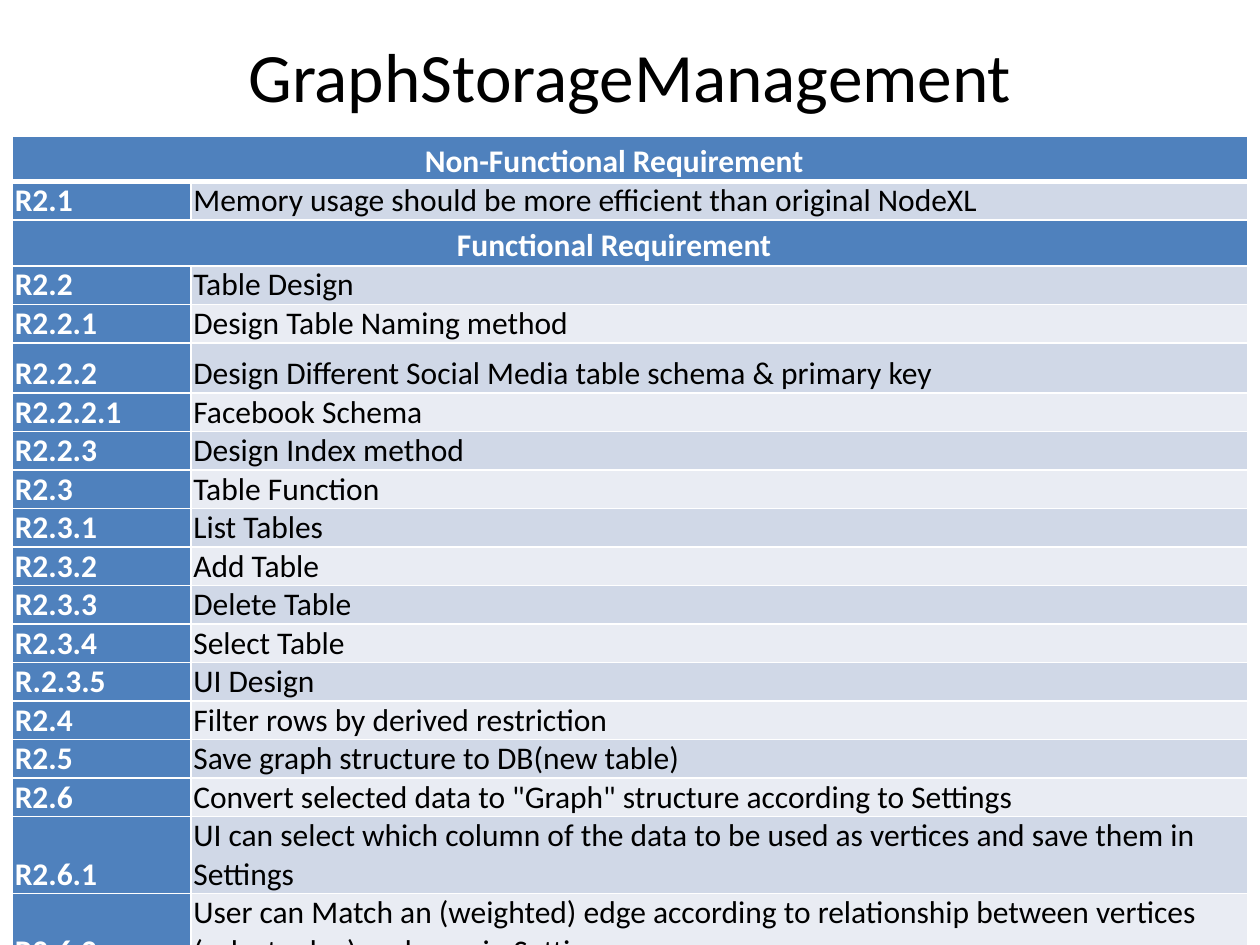
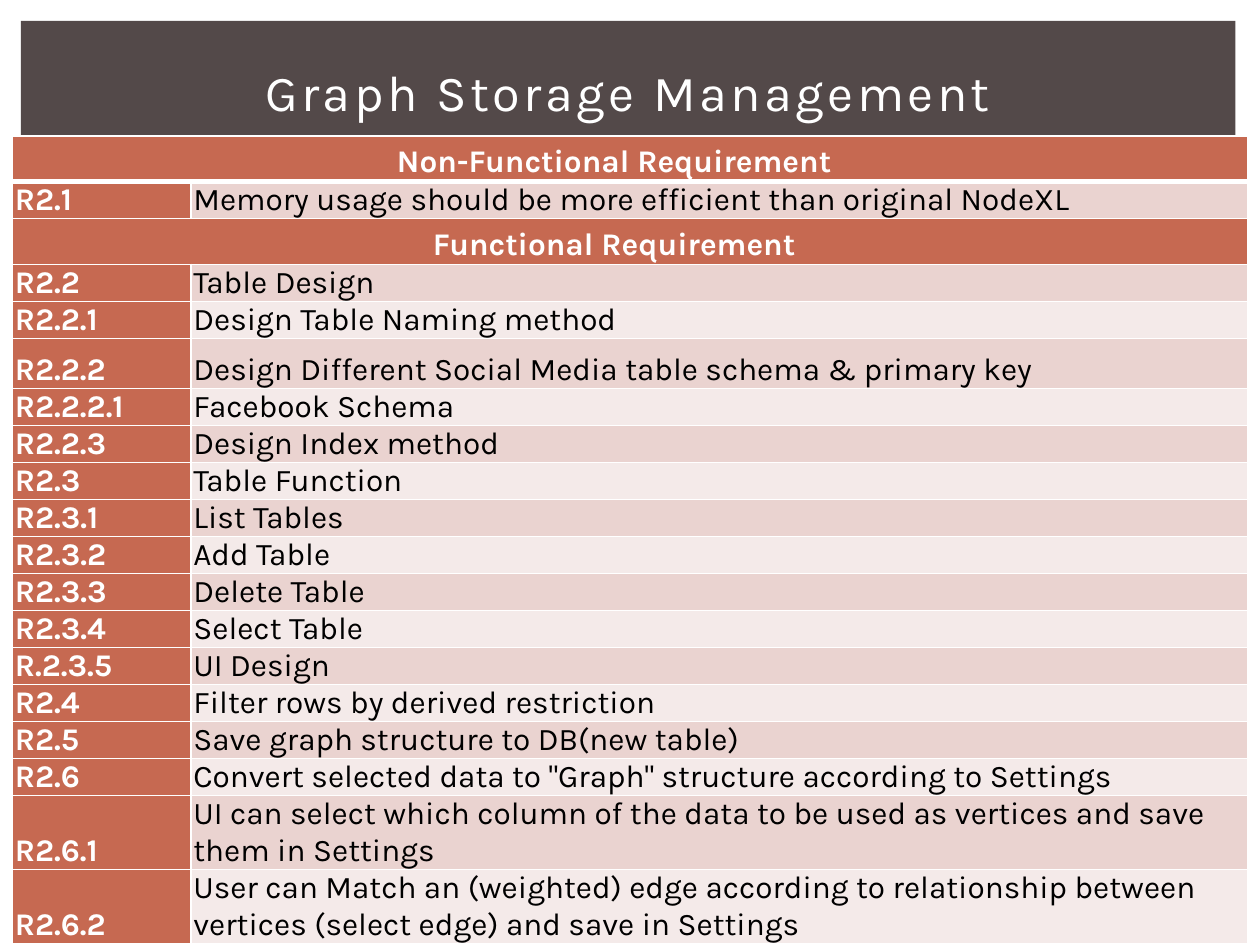
Before and after one commit to 2014-sed-team3/term-project, a slide deck: slide 6 of project/report/report.pptx. Drawn at 1260x945 pixels with LibreOffice and Linux fonts; fonts in the diff are those of the drawing. Boxes give left, top, right and bottom in pixels: in the first picture for what was removed or moved away, otherwise in the second. Text is boxed around its words. In the diff, an @@ line names an element or a change of style, - is before the commit and + after.

```diff
--- a/project/report/report.pptx
+++ b/project/report/report.pptx
@@ rectangle added at (21, 21, 1236, 207), fill #534949 @@
@@ title at (265, 76, 990, 124): text changed; size 39.6 to 28.8 pt; font Calibri to Karla; text colour #000000 to #FFFFFF @@
-GraphStorageManagement
+Graph Storage Management
@@ table at (13, 136, 1249, 945) @@
@@ fill #4F81BD to #C66951 in 19 cells @@
@@ fill #D0D8E8 to #EAD4D0 in 9 cells @@
@@ fill #E9EDF4 to #F5EBE9 in 8 cells @@
@@ font Calibri to Karla @@
@@ rectangle added at (21, 226, 1239, 921), fill #CCD1B9 @@
```
Also in this commit, not shown: 26 other slides changed, 2 slides added, 2 slides removed, 1 other file.
